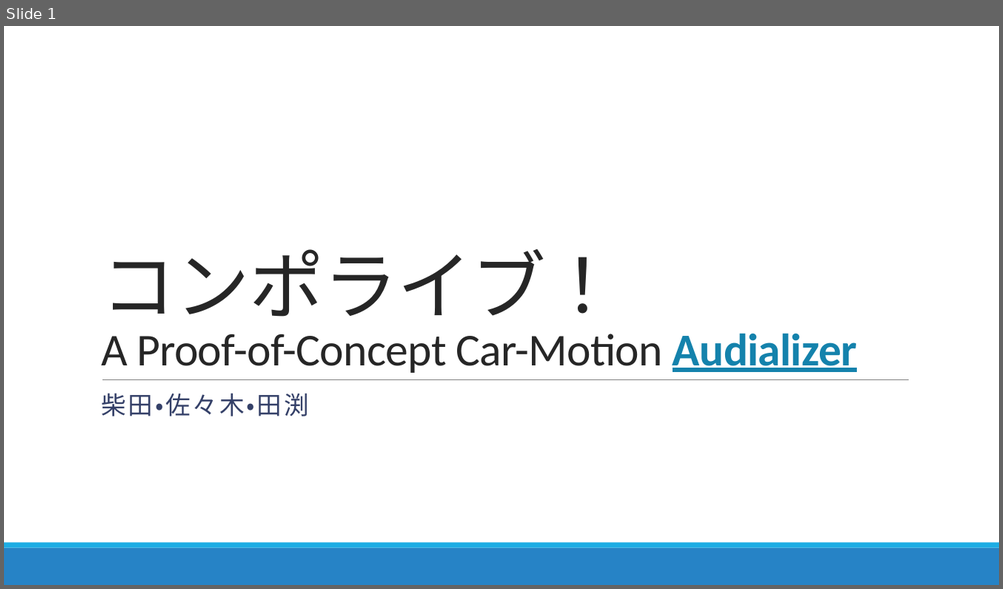
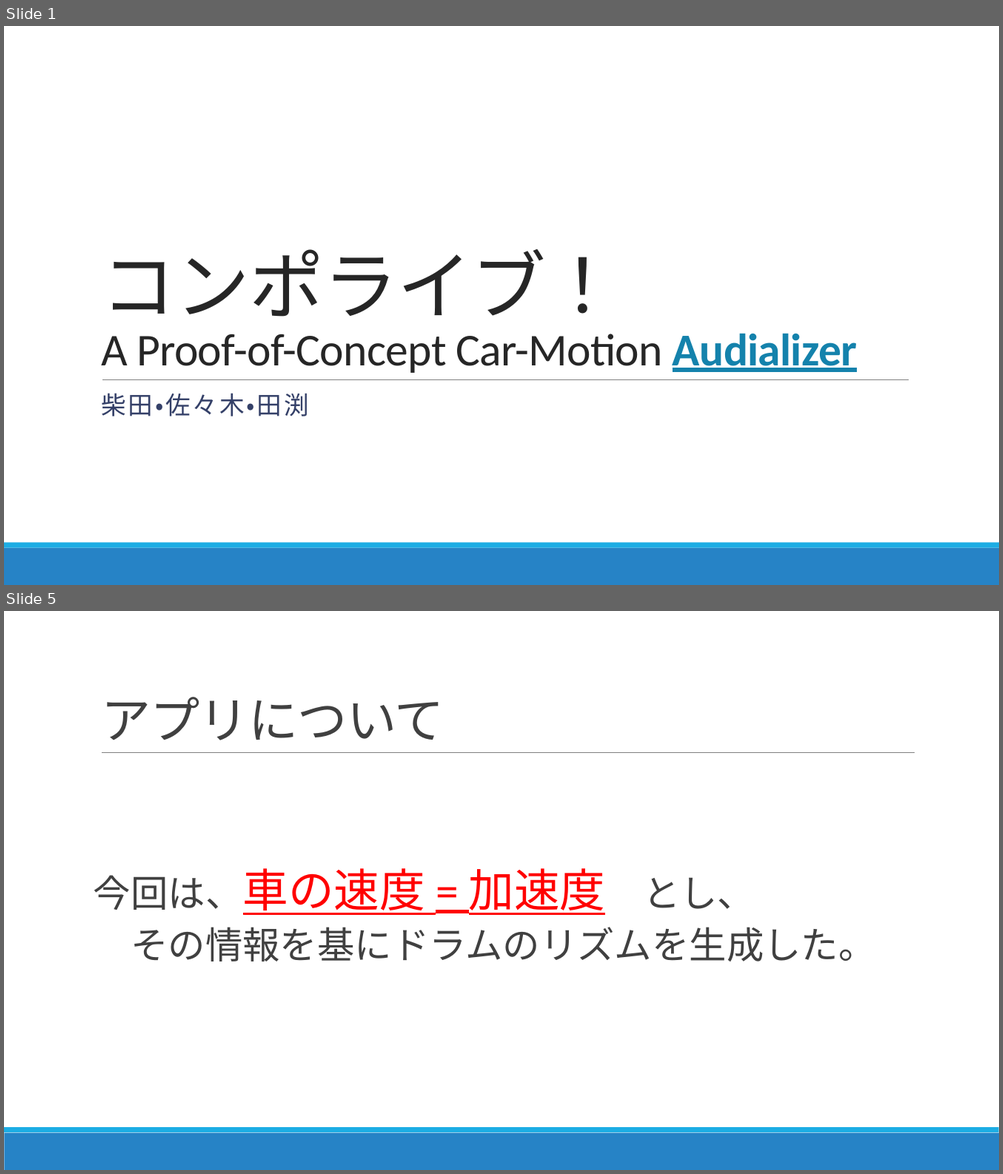
Before and after one commit to aquavit/comporive, a slide deck: コンポライブ.pptx. Shown one above the other, each under a label of ours: slide 1 before the commit, slides 1 and 5 after it; the slides between them are not shown. The pictures are 1003x589 and 1003x1174 pixels, drawn with LibreOffice and Linux fonts; fonts in the diff are those of the drawing. Boxes give left, top, right and bottom in pixels: in the first picture for what was removed or moved away, otherwise in the second. Text is boxed around its words. In the diff, an @@ line names an element or a change of style, - is before the commit and + after.

```diff
--- a/コンポライブ.pptx
+++ b/コンポライブ.pptx
@@ slide 5 added at [4, 611, 999, 1170], background #FFFFFF; not listed: 2 template elements that a slide beside it also shows @@
@@ title added at [101, 697, 444, 741], 48 pt, text #404040 @@
+アプリについて
@@ line added from (102, 753) to (915, 753), #808080 0.5 pt @@
@@ text added at [94, 869, 875, 962], 36 pt, text #404040 @@
+今回は、車の速度 = 加速度 とし、
+その情報を基にドラムのリズムを生成した。
```
Also in this commit, not shown: 1 slide changed, 3 other slides added, 1 slide removed.
